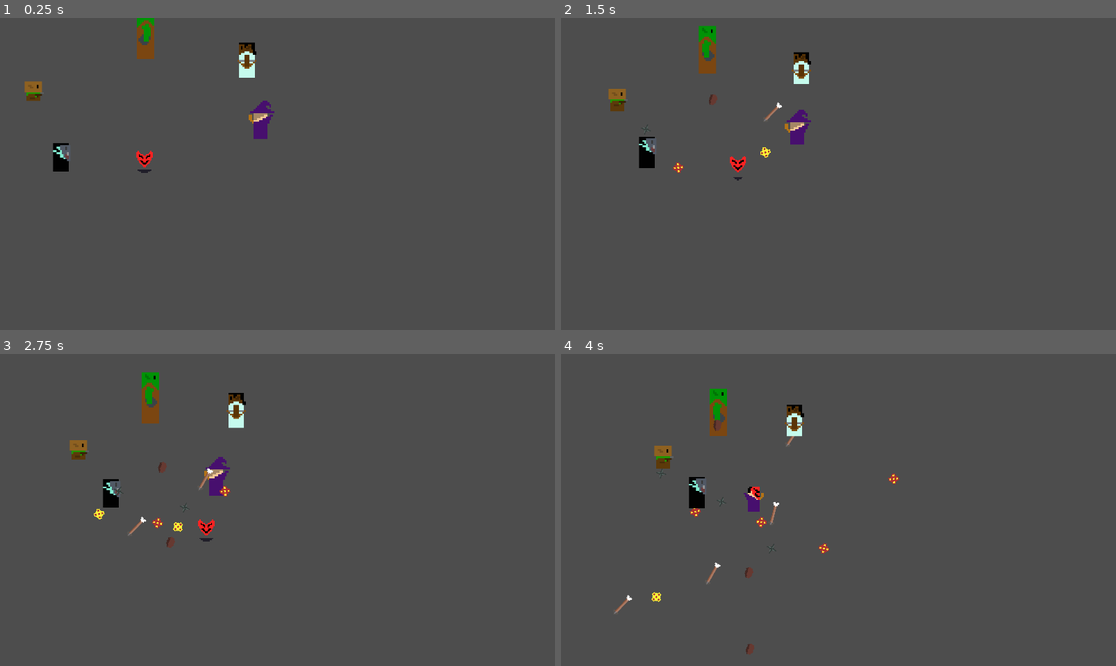
Above: before the commit, frames 1-4 (two rows, left to right).
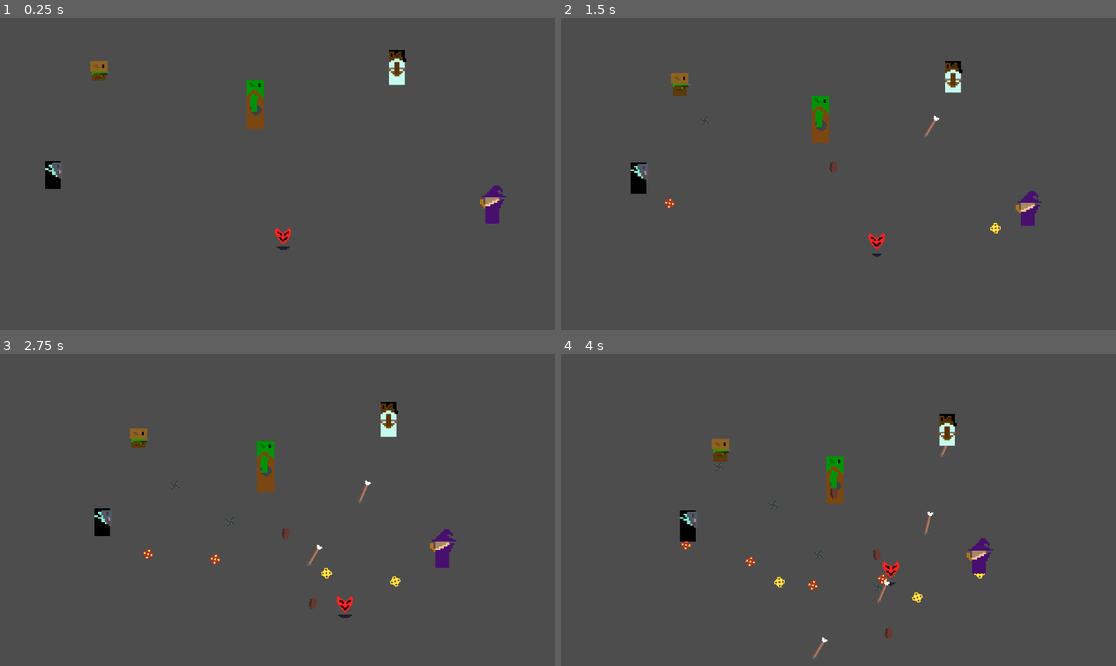
Above: after the commit, the same moments.

Repository: billystein25/GlobalGameJam2026
Game: Godot game, scene res://temporary test/possession_test.tscn
Two runs of this game, one before a commit and one after it. Both use one fixed random seed, a clock stepped at 60 frames per second and the inputs below. This scene is started directly instead of the project's main scene.
Inputs (mouse positions are in pixels of both pictures, inside the frame that each line leads up to):
- Up to frame 1 (0.25 s): no input
- Up to frame 2 (1.5 s): move the mouse to (960, 158) at 0.52 s; hold Right (Player Go Right) 0.53-1.28 s; tap Space (Jumb) at 0.6, 1.35 s; click (960, 158) at 0.67 s; move the mouse to (727, 189) at 1.27 s; hold S (Player Go Down) from 1.28 s (still down)
- Up to frame 3 (2.75 s): move the mouse to (333, 441) at 2.02 s; release S (Player Go Down) at 2.03 s; hold Right (Player Go Right) from 2.03 s (still down); tap Space (Jumb) at 2.1 s
- Up to frame 4 (4 s): move the mouse to (810, 572) at 2.77 s; release Right (Player Go Right) at 2.78 s; hold W (Player Go Up) 2.78-3.53 s; tap Space (Jumb) at 2.85, 3.6 s; click (810, 572) at 2.92 s; move the mouse to (1005, 556) at 3.52 s; hold A (Player Go Left) from 3.53 s (still down)

The runs differ from the first frame. In frame 1, 3.0% of the frame differs, in the area x 4-92%, y 0-75%; in frame 2, 3.5%; in frame 3, 3.9%, in the area x 12-83%, y 5-85%; in frame 4, 3.9%.

Commit message:
added death animation on leave

Diff:
--- a/custom resources/Enemies/animations/wizard_animation.tres
+++ b/custom resources/Enemies/animations/wizard_animation.tres
@@ -2,6 +2,7 @@
 
 [ext_resource type="Texture2D" uid="uid://dxwtgjc01x7oq" path="res://assets/wizard/wizard_deathanimation.png" id="1_chnxk"]
 [ext_resource type="Texture2D" uid="uid://dk6mvo2ydr8a1" path="res://assets/wizard/wizard_idleanimation.png" id="2_4c4dc"]
+[ext_resource type="Texture2D" uid="uid://c3oqoxgljsumo" path="res://assets/wizard/wizard_deathanimation2.png" id="2_putbu"]
 [ext_resource type="Texture2D" uid="uid://bdyhanih3egta" path="res://assets/wizard/wizard_walkanimation.png" id="3_jdo5h"]
 
 [sub_resource type="AtlasTexture" id="AtlasTexture_mand5"]
@@ -55,6 +56,86 @@
 [sub_resource type="AtlasTexture" id="AtlasTexture_b2bdj"]
 atlas = ExtResource("1_chnxk")
 region = Rect2(0, 96, 32, 32)
+
+[sub_resource type="AtlasTexture" id="AtlasTexture_dwkgh"]
+atlas = ExtResource("2_putbu")
+region = Rect2(0, 0, 32, 32)
+
+[sub_resource type="AtlasTexture" id="AtlasTexture_exb4s"]
+atlas = ExtResource("2_putbu")
+region = Rect2(32, 0, 32, 32)
+
+[sub_resource type="AtlasTexture" id="AtlasTexture_jxyep"]
+atlas = ExtResource("2_putbu")
+region = Rect2(64, 0, 32, 32)
+
+[sub_resource type="AtlasTexture" id="AtlasTexture_x4t4j"]
+atlas = ExtResource("2_putbu")
+region = Rect2(96, 0, 32, 32)
+
+[sub_resource type="AtlasTexture" id="AtlasTexture_ku4g1"]
+atlas = ExtResource("2_putbu")
+region = Rect2(128, 0, 32, 32)
+
+[sub_resource type="AtlasTexture" id="AtlasTexture_y24lm"]
+atlas = ExtResource("2_putbu")
+region = Rect2(0, 32, 32, 32)
+
+[sub_resource type="AtlasTexture" id="AtlasTexture_xl4o5"]
+atlas = ExtResource("2_putbu")
+region = Rect2(32, 32, 32, 32)
+
+[sub_resource type="AtlasTexture" id="AtlasTexture_hvptk"]
+atlas = ExtResource("2_putbu")
+region = Rect2(64, 32, 32, 32)
+
+[sub_resource type="AtlasTexture" id="AtlasTexture_21n3q"]
+atlas = ExtResource("2_putbu")
+region = Rect2(96, 32, 32, 32)
+
+[sub_resource type="AtlasTexture" id="AtlasTexture_rra67"]
+atlas = ExtResource("2_putbu")
+region = Rect2(128, 32, 32, 32)
+
+[sub_resource type="AtlasTexture" id="AtlasTexture_3qr2d"]
+atlas = ExtResource("2_putbu")
+region = Rect2(0, 64, 32, 32)
+
+[sub_resource type="AtlasTexture" id="AtlasTexture_2xor5"]
+atlas = ExtResource("2_putbu")
+region = Rect2(32, 64, 32, 32)
+
+[sub_resource type="AtlasTexture" id="AtlasTexture_1vpco"]
+atlas = ExtResource("2_putbu")
+region = Rect2(64, 64, 32, 32)
+
+[sub_resource type="AtlasTexture" id="AtlasTexture_m46sw"]
+atlas = ExtResource("2_putbu")
+region = Rect2(96, 64, 32, 32)
+
+[sub_resource type="AtlasTexture" id="AtlasTexture_xmp2h"]
+atlas = ExtResource("2_putbu")
+region = Rect2(128, 64, 32, 32)
+
+[sub_resource type="AtlasTexture" id="AtlasTexture_j0g2x"]
+atlas = ExtResource("2_putbu")
+region = Rect2(0, 96, 32, 32)
+
+[sub_resource type="AtlasTexture" id="AtlasTexture_2d70s"]
+atlas = ExtResource("2_putbu")
+region = Rect2(32, 96, 32, 32)
+
+[sub_resource type="AtlasTexture" id="AtlasTexture_vaq17"]
+atlas = ExtResource("2_putbu")
+region = Rect2(64, 96, 32, 32)
+
+[sub_resource type="AtlasTexture" id="AtlasTexture_wyca4"]
+atlas = ExtResource("2_putbu")
+region = Rect2(96, 96, 32, 32)
+
+[sub_resource type="AtlasTexture" id="AtlasTexture_6rww2"]
+atlas = ExtResource("2_putbu")
+region = Rect2(128, 96, 32, 32)
 
 [sub_resource type="AtlasTexture" id="AtlasTexture_7rf70"]
 atlas = ExtResource("2_4c4dc")
@@ -148,6 +229,71 @@
 }],
 "loop": false,
 "name": &"death",
+"speed": 24.0
+}, {
+"frames": [{
+"duration": 1.0,
+"texture": SubResource("AtlasTexture_dwkgh")
+}, {
+"duration": 1.0,
+"texture": SubResource("AtlasTexture_exb4s")
+}, {
+"duration": 1.0,
+"texture": SubResource("AtlasTexture_jxyep")
+}, {
+"duration": 1.0,
+"texture": SubResource("AtlasTexture_x4t4j")
+}, {
+"duration": 1.0,
+"texture": SubResource("AtlasTexture_ku4g1")
+}, {
+"duration": 1.0,
+"texture": SubResource("AtlasTexture_y24lm")
+}, {
+"duration": 1.0,
+"texture": SubResource("AtlasTexture_xl4o5")
+}, {
+"duration": 1.0,
+"texture": SubResource("AtlasTexture_hvptk")
+}, {
+"duration": 1.0,
+"texture": SubResource("AtlasTexture_21n3q")
+}, {
+"duration": 1.0,
+"texture": SubResource("AtlasTexture_rra67")
+}, {
+"duration": 1.0,
+"texture": SubResource("AtlasTexture_3qr2d")
+}, {
+"duration": 1.0,
+"texture": SubResource("AtlasTexture_2xor5")
+}, {
+"duration": 1.0,
+"texture": SubResource("AtlasTexture_1vpco")
+}, {
+"duration": 1.0,
+"texture": SubResource("AtlasTexture_m46sw")
+}, {
+"duration": 1.0,
+"texture": SubResource("AtlasTexture_xmp2h")
+}, {
+"duration": 1.0,
+"texture": SubResource("AtlasTexture_j0g2x")
+}, {
+"duration": 1.0,
+"texture": SubResource("AtlasTexture_2d70s")
+}, {
+"duration": 1.0,
+"texture": SubResource("AtlasTexture_vaq17")
+}, {
+"duration": 1.0,
+"texture": SubResource("AtlasTexture_wyca4")
+}, {
+"duration": 1.0,
+"texture": SubResource("AtlasTexture_6rww2")
+}],
+"loop": false,
+"name": &"death_wizard",
 "speed": 24.0
 }, {
 "frames": [{
--- a/scenes/player.gd
+++ b/scenes/player.gd
@@ -1,6 +1,7 @@
 extends Area2D
 
 signal request_spawn_bullet(pos: Vector2, dir: Vector2, data: Bullet, source: Node)
+signal on_leave(animation: AnimatedSprite2D, position: Vector2)
 
 var energy: int = 100
 var onEnemy = false
@@ -114,7 +115,7 @@
 	enemy_type = enemy_data.type
 
 	hurtbox.shape = enemy_data.collision_box
-	sprite.scale = Vector2(5,5)
+	sprite.scale*=1.5
 
 
 	if enemy_data.collision_box:
@@ -133,6 +134,11 @@
 
 	print("Leaving enemy form.")
 	onEnemy = false
+	var newAnimSprite := AnimatedSprite2D.new()
+	newAnimSprite.sprite_frames = enemy_data.sprite_anime
+
+	on_leave.emit(newAnimSprite, global_position, enemy_data.type == Enemy_resource.EnemyTypes.WIZARD)
+
 	enemy_data = null
 	bullet = null
 
--- a/scenes/root/game_manager.gd
+++ b/scenes/root/game_manager.gd
@@ -16,6 +16,7 @@
 		menu_ui.set_menu_state(MenuUI.MenuStates.NONE)
 		menu_ui.is_start_menu = false
 	var player = get_tree().get_first_node_in_group("player")
+	player.on_leave.connect(on_leave_manager)
 	if player:
 		if player.has_signal("request_spawn_bullet"):
 			player.request_spawn_bullet.connect(_on_enemy_spawn_bullet)
@@ -43,5 +44,15 @@
 func _on_bullet_deactivate(bullet: BulletArea) -> void:
 	innactive_bullets.append(active_bullets.pop_at(active_bullets.find(bullet)))
 
+func on_leave_manager(animation: AnimatedSprite2D, position: Vector2, isWizard: bool):
+	add_child(animation)
+	animation.global_position = position
+	animation.scale*=6
 
+	if isWizard:
+		animation.play("death_wizard")
+	else:
+		animation.play("death")
+	await animation.animation_finished
+	animation.queue_free()
 # ***************************************
--- a/temporary test/possession_test.tscn
+++ b/temporary test/possession_test.tscn
@@ -9,34 +9,34 @@
 [ext_resource type="Resource" uid="uid://ctnc8t8arklb8" path="res://custom resources/Enemies/elf.tres" id="6_xwq2p"]
 [ext_resource type="Resource" uid="uid://c8oydlxfohjk5" path="res://custom resources/Enemies/wizard.tres" id="7_rpnqa"]
 
-[node name="TestWorld" type="Node" unique_id=1292796032 node_paths=PackedStringArray("enemies", "projectiles")]
+[node name="TestWorld" type="Node" unique_id=1292796032 node_paths=PackedStringArray("projectiles")]
 script = ExtResource("1_gm_script")
-enemies = NodePath("Enemies")
 projectiles = NodePath("Projectiles")
 
-[node name="Enemies" type="Node" parent="." unique_id=773052168]
+[node name="Enemies" type="Node2D" parent="." unique_id=1298932115]
+y_sort_enabled = true
 
 [node name="Troll" parent="Enemies" unique_id=1752426902 instance=ExtResource("2_enemy")]
-position = Vector2(500, 100)
+position = Vector2(878, 343)
 enemy_resource = ExtResource("3_6t4nq")
 
 [node name="Goblin" parent="Enemies" unique_id=1773008084 instance=ExtResource("2_enemy")]
-position = Vector2(100, 300)
+position = Vector2(328, 227)
 enemy_resource = ExtResource("3_0i65v")
 
 [node name="Elf" parent="Enemies" unique_id=1188432961 instance=ExtResource("2_enemy")]
-position = Vector2(852, 202)
+position = Vector2(1370, 227)
 enemy_resource = ExtResource("6_xwq2p")
 
 [node name="Vampire" parent="Enemies" unique_id=1655233537 instance=ExtResource("2_enemy")]
-position = Vector2(195, 544)
+position = Vector2(167, 602)
 enemy_resource = ExtResource("6_rpnqa")
 
 [node name="Wizard" parent="Enemies" unique_id=1500978045 instance=ExtResource("2_enemy")]
-position = Vector2(914, 417)
+position = Vector2(1715, 711)
 enemy_resource = ExtResource("7_rpnqa")
 
+[node name="Player" parent="Enemies" unique_id=1690634779 groups=["player"] instance=ExtResource("3_player")]
+position = Vector2(980, 766)
+
 [node name="Projectiles" type="Node" parent="." unique_id=2009951698]
-
-[node name="Player" parent="." unique_id=1690634779 groups=["player"] instance=ExtResource("3_player")]
-position = Vector2(500, 500)
Binary file added: assets/background_blended1.png
Not shown, added: assets/background_blended1.png.import
Binary file added: assets/wizard/wizard_deathanimation2.png
Not shown, added: assets/wizard/wizard_deathanimation2.png.import
